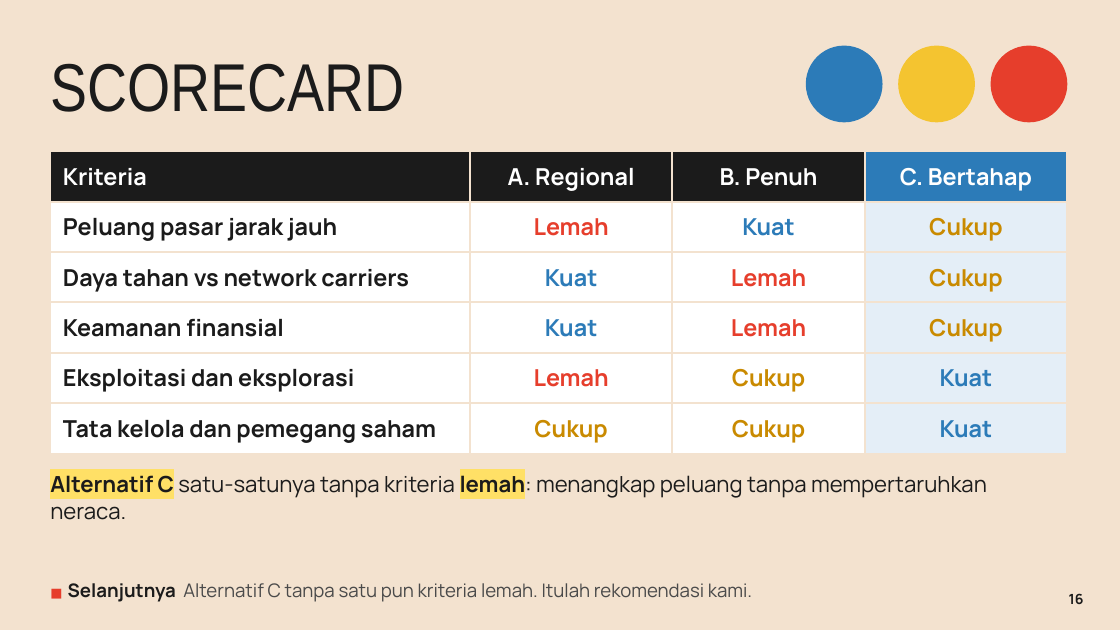
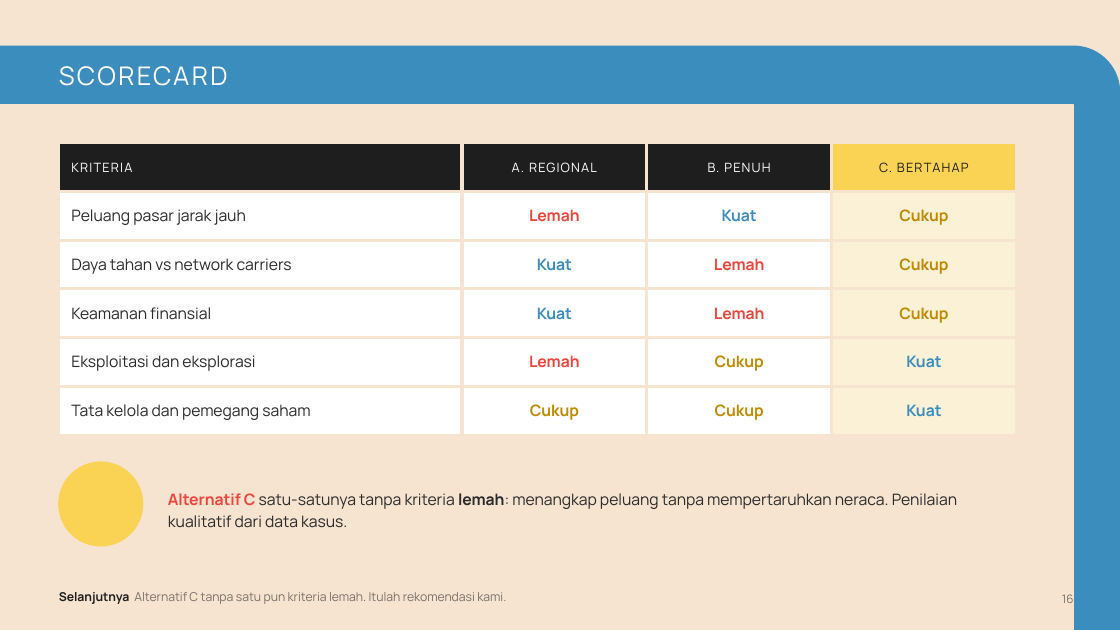
Before and after one commit to aslihabnuri/Dom-Manipulation, a slide deck: slide 16 of strategic-management/airasia-case/SMJKT_Group 3_Aslih_Case AirAsia.pptx. Drawn at 1120x630 pixels with LibreOffice and Linux fonts; fonts in the diff are those of the drawing. Boxes give left, top, right and bottom in pixels: in the first picture for what was removed or moved away, otherwise in the second. Text is boxed around its words. In the diff, an @@ line names an element or a change of style, - is before the commit and + after.

```diff
--- a/strategic-management/airasia-case/SMJKT_Group 3_Aslih_Case AirAsia.pptx
+++ b/strategic-management/airasia-case/SMJKT_Group 3_Aslih_Case AirAsia.pptx
@@ background #F3E2CF to #F6E4D0 @@
@@ rounded rectangle added at (x1=0, y1=46, x2=1120, y2=630), fill #3B8DBD, outline #3B8DBD 1 pt @@
@@ text "SCORECARD" moved from (x1=50, y1=63, x2=404, y2=112) to (x1=59, y1=66, x2=228, y2=86) @@
@@ text "SCORECARD" at (x1=59, y1=66, x2=228, y2=86): size 58 to 22 pt, font Arial Narrow to Manrope, text colour #1B1B1B to #FFFFFF, letter spacing 0 to 2 pt @@
@@ ellipse removed at (x1=807, y1=46, x2=882, y2=122) @@
@@ ellipse removed at (x1=899, y1=46, x2=975, y2=122) @@
@@ ellipse removed at (x1=991, y1=46, x2=1067, y2=122) @@
@@ rectangle added at (x1=0, y1=105, x2=1074, y2=630), fill #F6E4D0, outline #F6E4D0 1 pt @@
@@ table at (x1=59, y1=143, x2=1017, y2=424) @@
-row 1: Kriteria | A. Regional | B. Penuh | C. Bertahap
+row 1: KRITERIA | A. REGIONAL | B. PENUH | C. BERTAHAP
@@ fill #1B1B1B to #1E1E1E in 3 cells @@
@@ fill #2C7BB8 to #FAD354 in row 1, column 4 @@
@@ fill #E4EEF7 to #FBF1D6 in 5 cells @@
@@ size 20 to 13.5 pt in "Peluang pasar jarak jauh", "Lemah", "Kuat", "Cukup" and 16 more places @@
@@ text colour #1B1B1B to #2A2A2A, bold off in "Peluang pasar jarak jauh", "Daya tahan vs network carriers", "Keamanan finansial", "Eksploitasi dan eksplorasi" and 1 more places @@
@@ text colour #E63E2C to #ED443B in "Lemah", "Lemah", "Lemah", "Lemah" @@
@@ text colour #2C7BB8 to #3B8DBD in "Kuat", "Kuat", "Kuat", "Kuat" and 1 more places @@
@@ text colour #C98A00 to #C08A00 in "Cukup", "Cukup", "Cukup", "Cukup" and 2 more places @@
@@ borders changed @@
@@ table resized from (x1=50, y1=151, x2=1067, y2=447) to (x1=59, y1=143, x2=1017, y2=424) @@
@@ ellipse added at (x1=59, y1=462, x2=143, y2=546), fill #FAD354, outline #FAD354 1 pt @@
@@ text "Alternatif C satu-satunya tanpa kriteria ..." at (x1=168, y1=493, x2=957, y2=528): vertical alignment top to middle @@
@@ text at (x1=168, y1=493, x2=957, y2=528): text changed; size 19 to 13.5 pt; text colour #1B1B1B to #2A2A2A @@
-Alternatif C satu-satunya tanpa kriteria lemah: menangkap peluang tanpa mempertaruhkan neraca.
+Alternatif C satu-satunya tanpa kriteria lemah: menangkap peluang tanpa mempertaruhkan neraca. Penilaian kualitatif dari data kasus.
@@ text at (x1=59, y1=592, x2=506, y2=604): text changed; size 16 to 10.5 pt; text colour #4A4A4A to #7A7069 @@
-■ Selanjutnya Alternatif C tanpa satu pun kriteria lemah. Itulah rekomendasi kami.
+Selanjutnya Alternatif C tanpa satu pun kriteria lemah. Itulah rekomendasi kami.
@@ text "16" at (x1=1062, y1=594, x2=1074, y2=603): size 12 to 10 pt, text colour #1B1B1B to #7A7069, bold off @@
```
Also in this commit, not shown: 19 other slides changed, 28 other files.
